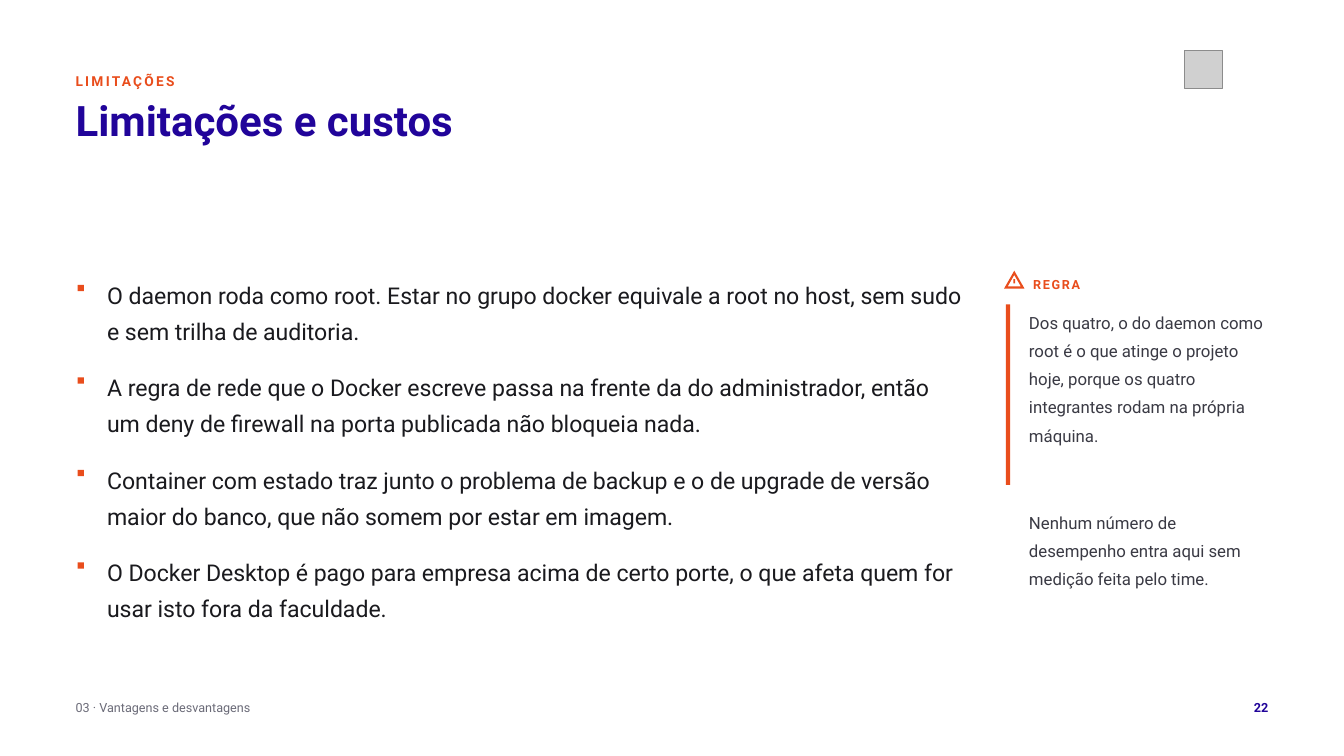
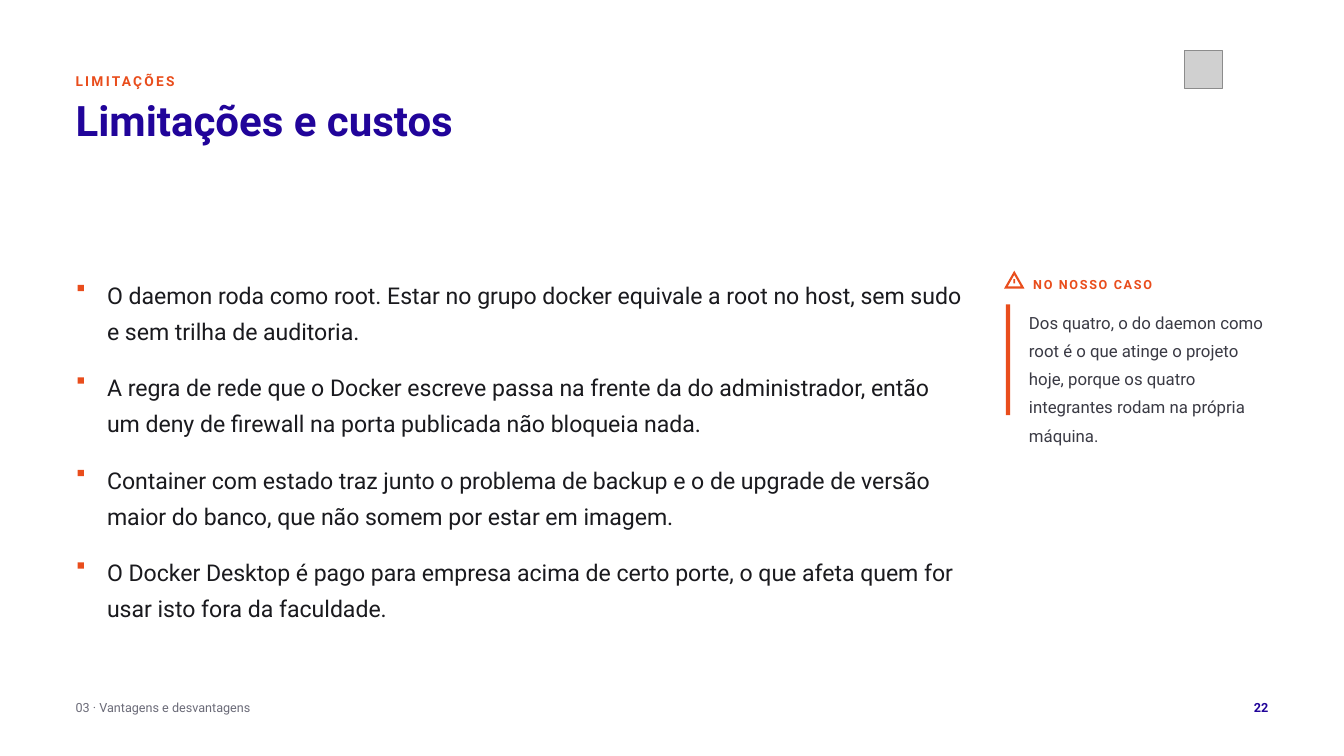
Before and after one commit to tcpassos/invite-app, a slide deck: slide 22 of trabalhos/T1-Docker-Invite-People.pptx. Drawn at 1344x756 pixels with LibreOffice and Linux fonts; fonts in the diff are those of the drawing; grey boxes stand for pictures. Boxes give left, top, right and bottom in pixels: in the first picture for what was removed or moved away, otherwise in the second. Text is boxed around its words. In the diff, an @@ line names an element or a change of style, - is before the commit and + after.

```diff
--- a/trabalhos/T1-Docker-Invite-People.pptx
+++ b/trabalhos/T1-Docker-Invite-People.pptx
@@ text at [1033, 280, 1152, 289]: text changed @@
-REGRA
+NO NOSSO CASO
@@ rectangle: place and size @@
-rectangle at [1006, 304, 1010, 485]
+rectangle at [1006, 304, 1010, 415]
@@ text at [1029, 516, 1241, 589]: paragraph removed @@
-Nenhum número de desempenho entra aqui sem medição feita pelo time.
```
Also in this commit, not shown: 4 other slides changed, 8 other files.
